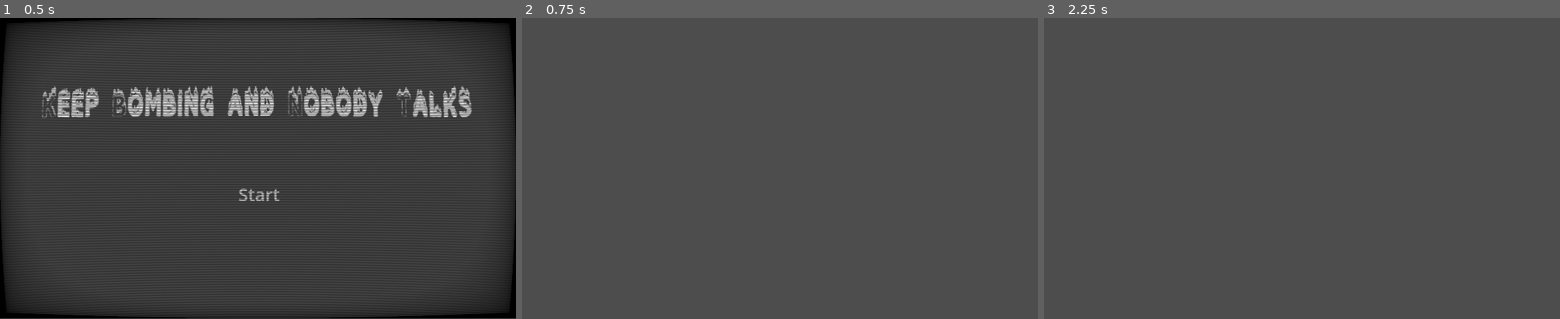
Above: before the commit, frames 1-3 (left to right).
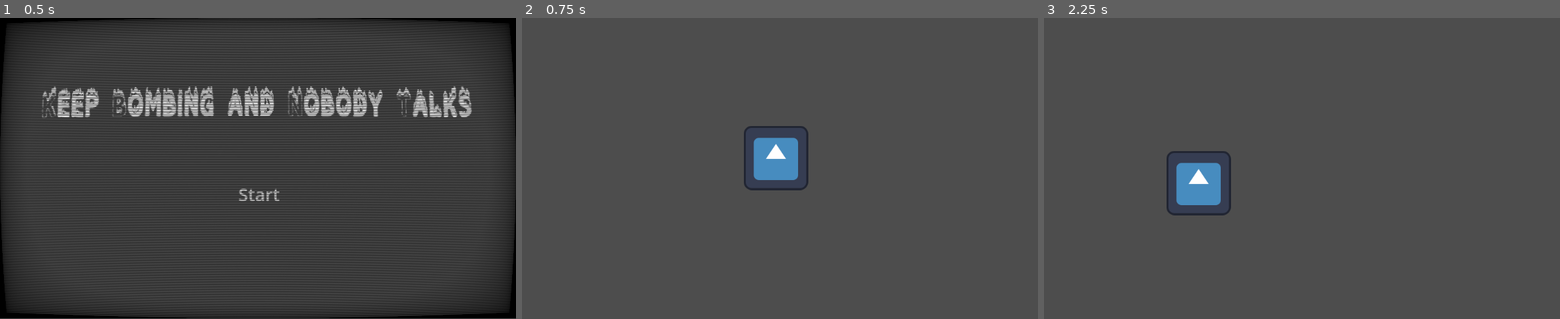
Above: after the commit, the same moments.

Repository: MarianPoirot/Gamejam-construire
Game: Godot game, scene res://Scenes/World/Opening.tscn
Same seed, same stepped clock (60 frames per second), same inputs: the game is played once before the commit and once after it. The engine's default icon, where the game draws it, is replaced by a stand-in: a white triangle on a blue panel in a dark square.
Inputs (mouse positions are in pixels of both pictures, inside the frame that each line leads up to):
- Up to frame 1 (0.5 s): no input
- Up to frame 2 (0.75 s): click "Start" at 0.5 s
- Up to frame 3 (2.25 s): tap Enter at 1.25 s; move the mouse to (1296, 156) at 1.27 s; press the mouse at (1296, 156) at 1.28 s; tap Space (start) at 2 s; move the mouse to (1198, 183) at 2.02 s; release the mouse at (1198, 183) at 2.03 s; click (1198, 183) at 2.1 s

Frame 1 is identical in both runs. In frame 2, 1.5% of the frame differs, in the area x 43-56%, y 35-58%; in frame 3, 1.5%.

Commit message:
modified

Diff:
--- a/Scenes/Pieces/Piece.tscn
+++ b/Scenes/Pieces/Piece.tscn
@@ -21,4 +21,6 @@
 shape = SubResource("CircleShape2D_fw7gl")
 debug_color = Color(0.992157, 0, 0.27451, 0.419608)
 
+[node name="recepteurAncre" type="Node2D" parent="."]
+
 [connection signal="input_event" from="." to="." method="_on_input_event"]
--- a/Scenes/Pieces/ballon.tscn
+++ b/Scenes/Pieces/ballon.tscn
@@ -7,10 +7,12 @@
 [node name="ballon" instance=ExtResource("1_o23yy")]
 id = 1
 
+[node name="Ancre" parent="." index="1"]
+metadata/_edit_group_ = true
+
 [node name="Sprite2D" type="Sprite2D" parent="." index="2"]
-visible = false
 texture = ExtResource("2_6x2fj")
 
-[node name="ancre" parent="." index="3" instance=ExtResource("2_airq1")]
+[node name="ancre" parent="recepteurAncre" index="0" instance=ExtResource("2_airq1")]
 position = Vector2(0, -64)
 id = 9
--- a/Scenes/Pieces/bombe.tscn
+++ /dev/null
@@ -1,6 +0,0 @@
-[gd_scene load_steps=2 format=3 uid="uid://dclay0npnkh8j"]
-
-[ext_resource type="Script" path="res://Scripts/Pieces/bombe.gd" id="1_g2arx"]
-
-[node name="bombe" type="Node2D"]
-script = ExtResource("1_g2arx")
--- a/Scenes/World/Main.tscn
+++ b/Scenes/World/Main.tscn
@@ -14,3 +14,4 @@
 position = Vector2(502, 137)
 scale = Vector2(3, 3)
 id = 1
+disable = false
--- a/Scripts/Pieces/Piece.gd
+++ b/Scripts/Pieces/Piece.gd
@@ -22,8 +22,8 @@
 
 func snap():
 	for area in $Ancre.get_overlapping_areas():
-		print(area)
-		print(area.id==self.id)
 		if area.id==self.id:
 			can_grab = false
-			self.position=area.position
+			self.position=area.position-$Ancre.position
+			for ancre in $recepteurAncre.get_children():
+				ancre.activate()
--- a/Scripts/Pieces/ancre.gd
+++ b/Scripts/Pieces/ancre.gd
@@ -1,12 +1,10 @@
 extends Area2D
 
 @export var id:Id_pieces.id_pieces
+@export var disable:=true
 
-# Called when the node enters the scene tree for the first time.
 func _ready():
-	pass # Replace with function body.
+	$CollisionShape2D.disabled=disable
 
-
-# Called every frame. 'delta' is the elapsed time since the previous frame.
-func _process(delta):
-	pass
+func activate():
+	$CollisionShape2D.disabled=false
--- a/Scripts/Pieces/bombe.gd
+++ /dev/null
@@ -1,11 +0,0 @@
-extends Node2D
-
-
-# Called when the node enters the scene tree for the first time.
-func _ready():
-	pass # Replace with function body.
-
-
-# Called every frame. 'delta' is the elapsed time since the previous frame.
-func _process(delta):
-	pass
